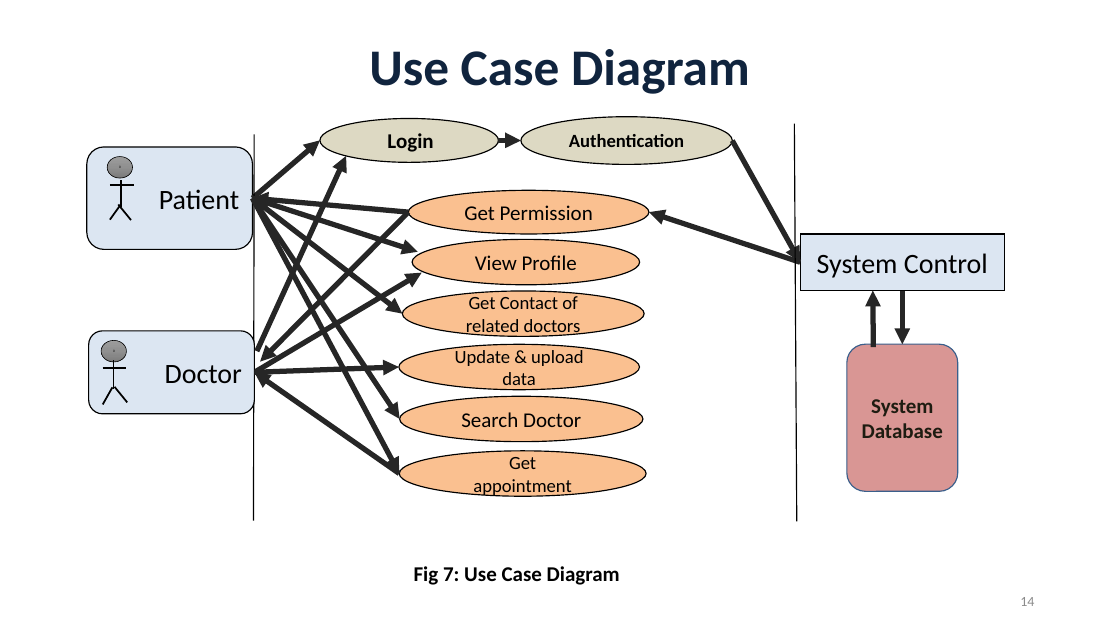
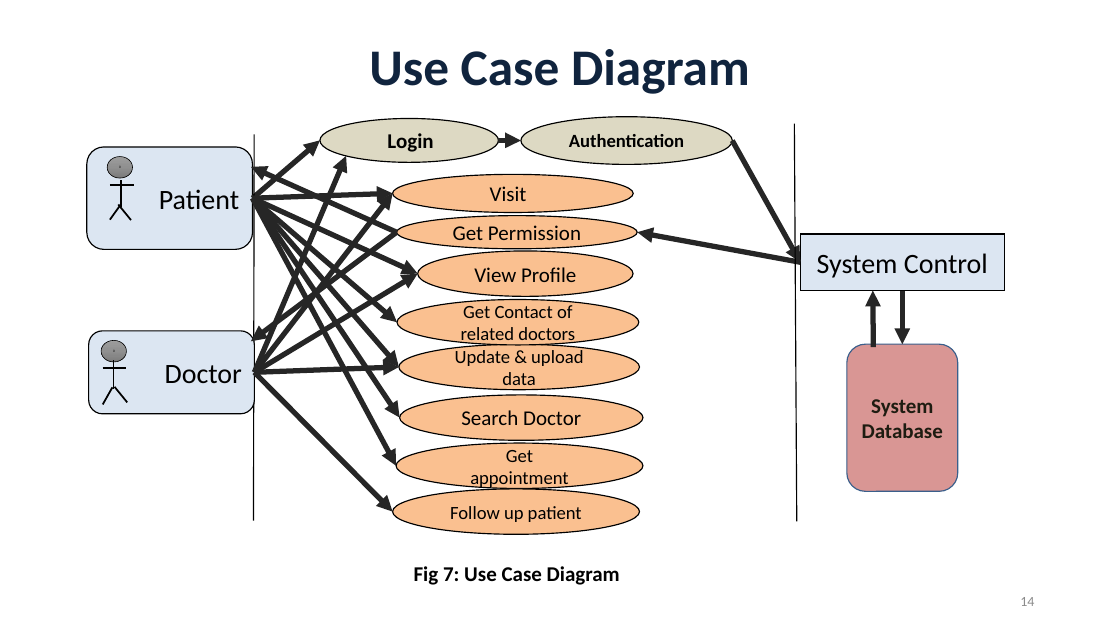
Before and after one commit to RezaulAlamOni/Project-Book-Appointment-Booking-, a slide deck: slide 14 of AppointmentSystem.pptx. Drawn at 1120x630 pixels with LibreOffice and Linux fonts; fonts in the diff are those of the drawing. Boxes give left, top, right and bottom in pixels: in the first picture for what was removed or moved away, otherwise in the second. Text is boxed around its words. In the diff, an @@ line names an element or a change of style, - is before the commit and + after.

```diff
--- a/AppointmentSystem.pptx
+++ b/AppointmentSystem.pptx
@@ arrow moved from (408, 213) - (253, 198) to (397, 232) - (251, 167) @@
@@ arrow moved from (257, 351) - (346, 156) to (255, 372) - (346, 156) @@
@@ ellipse added at (392,175,633,213), fill #FAC090, outline #000000 1 pt, 18 pt, text #000000 @@
+Visit
@@ arrow moved from (253, 198) - (399, 474) to (253, 198) - (397, 465) @@
@@ arrow moved from (253, 198) - (402, 313) to (253, 198) - (397, 323) @@
@@ arrow moved from (253, 198) - (418, 252) to (253, 198) - (418, 274) @@
@@ arrow added from (253, 198) to (399, 367), #262626 4.5 pt @@
@@ arrow added from (253, 198) to (392, 193), #262626 4.5 pt @@
@@ arrow added from (255, 372) to (392, 193), #262626 4.5 pt @@
@@ arrow moved from (408, 213) - (260, 361) to (397, 232) - (251, 341) @@
@@ ellipse "Get Permission": place and size @@
-ellipse "Get Permission" at (408,191,649,234)
+ellipse "Get Permission" at (397,216,637,250)
@@ arrow moved from (801, 262) - (649, 213) to (801, 262) - (638, 232) @@
@@ ellipse "View Profile": place and size @@
-ellipse "View Profile" at (413,239,640,285)
+ellipse "View Profile" at (418,251,633,297)
@@ arrow moved from (255, 372) - (422, 273) to (255, 372) - (418, 274) @@
@@ ellipse "Get Contact of related doctors": place and size @@
-ellipse "Get Contact of related doctors" at (402,291,644,336)
+ellipse "Get Contact of related doctors" at (397,300,639,345)
@@ arrow moved from (399, 474) - (255, 372) to (255, 372) - (392, 512) @@
@@ ellipse "Get": place and size @@
-ellipse "Get" at (399,451,646,497)
+ellipse "Get" at (397,443,644,488)
@@ ellipse added at (392,489,639,534), fill #FAC090, outline #000000 1 pt, 16 pt, text #000000 @@
+Follow up patient
```
Also in this commit, not shown: 10 other slides changed, 1 slide added, 6 other files.
